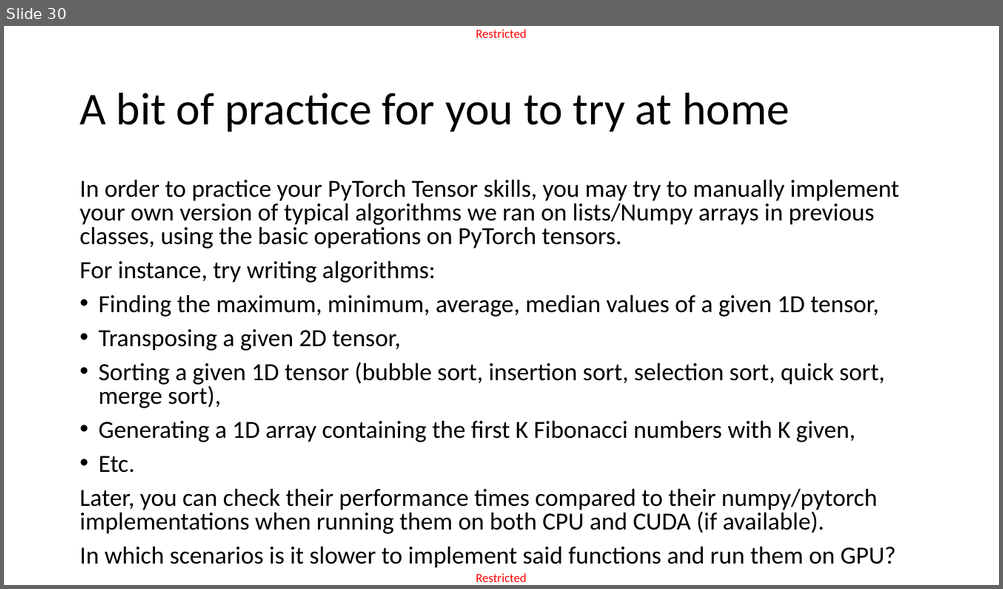
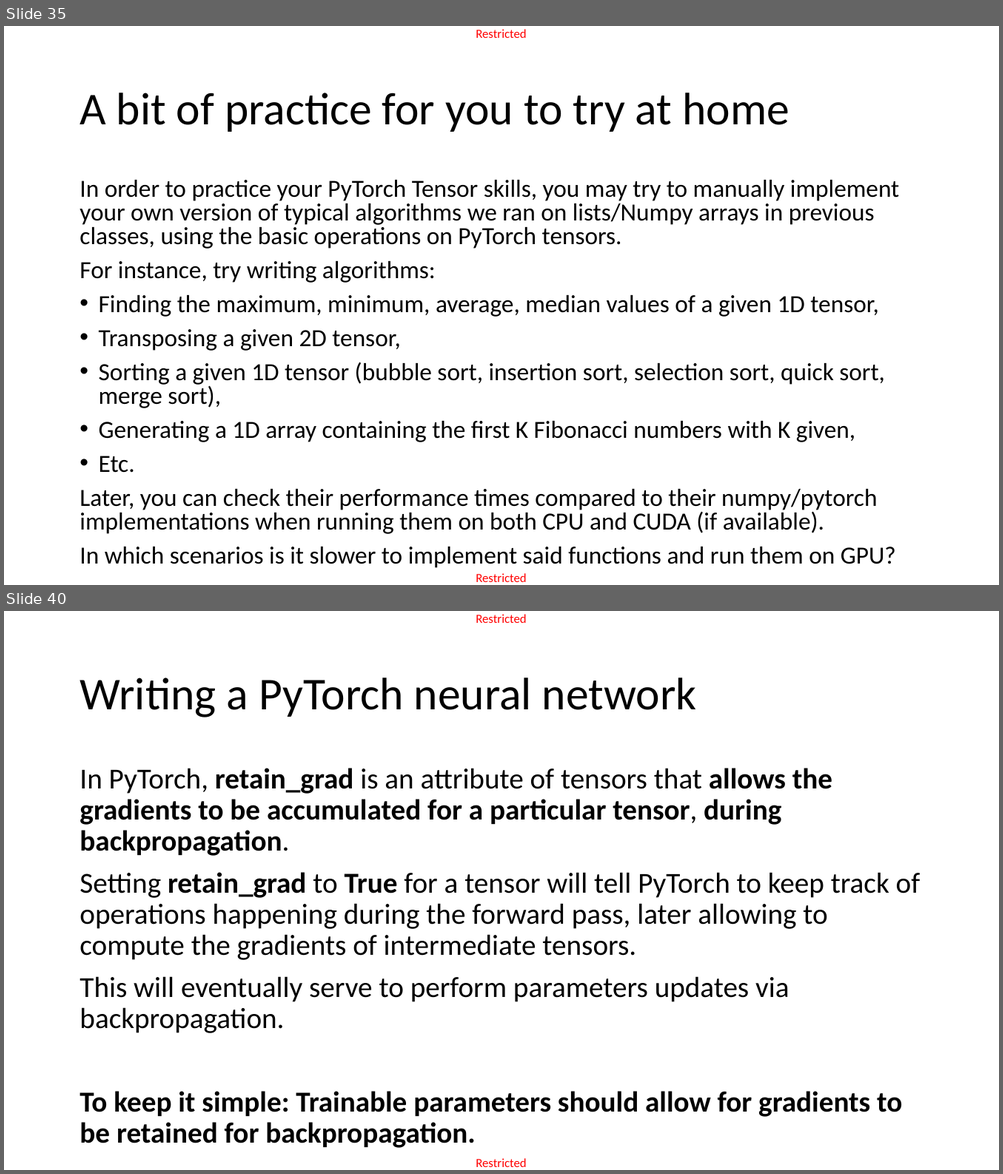
Before and after one commit to matthieudemari/SUTD_DL_50_039, a slide deck: W3/0. All/W3.pptx. Shown one above the other, each under a label of ours: slide 30 before the commit, slides 35 and 40 after it; the slides between them are not shown. The pictures are 1003x589 and 1003x1174 pixels, drawn with LibreOffice and Linux fonts; fonts in the diff are those of the drawing. Boxes give left, top, right and bottom in pixels: in the first picture for what was removed or moved away, otherwise in the second. Text is boxed around its words. In the diff, an @@ line names an element or a change of style, - is before the commit and + after.

```diff
--- a/W3/0. All/W3.pptx
+++ b/W3/0. All/W3.pptx
@@ slide 40 added at box(4, 611, 999, 1170), background #FFFFFF; not listed: 2 template elements that a slide beside it also shows @@
@@ title added at box(79, 678, 697, 718), 44 pt, text #000000 @@
+Writing a PyTorch neural network
@@ text added at box(79, 768, 920, 1148), 28 pt, text #000000 @@
+In PyTorch, retain_grad is an attribute of tensors that allows the gradients to be accumulated for a particular tensor, during backpropagation.
+Setting retain_grad to True for a tensor will tell PyTorch to keep track of operations happening during the forward pass, later allowing to compute the gradients of intermediate tensors.
+This will eventually serve to perform parameters updates via backpropagation.
+To keep it simple: Trainable parameters should allow for gradients to be retained for backpropagation.
@@ what was slide 30 is now slide 35 @@
```
Also in this commit, not shown: 14 other slides added, 3 slides removed, 1 other file.
